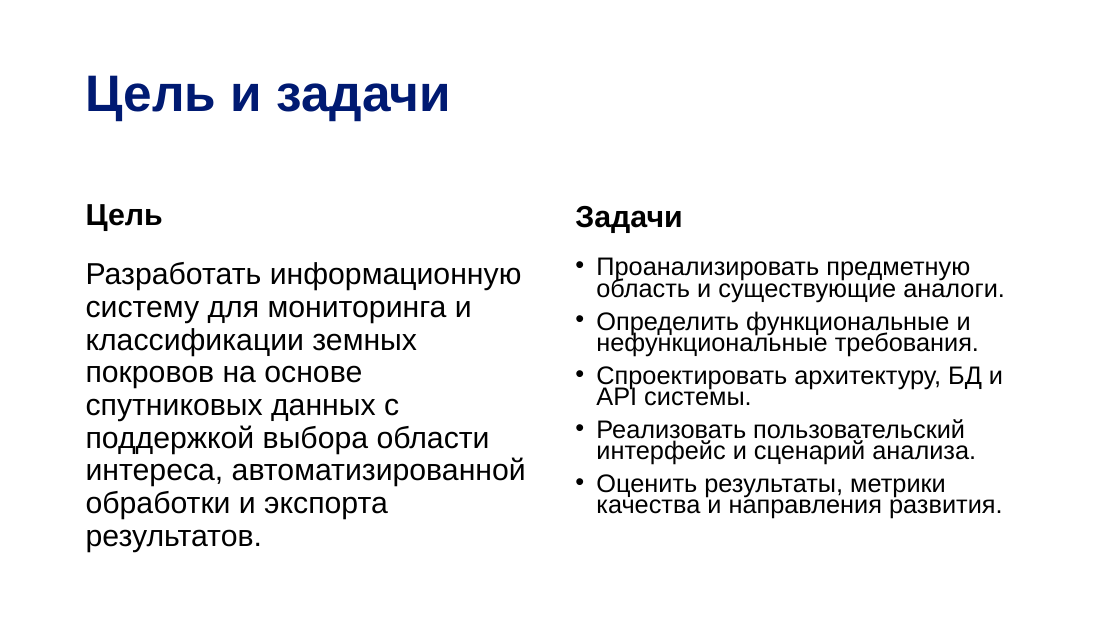
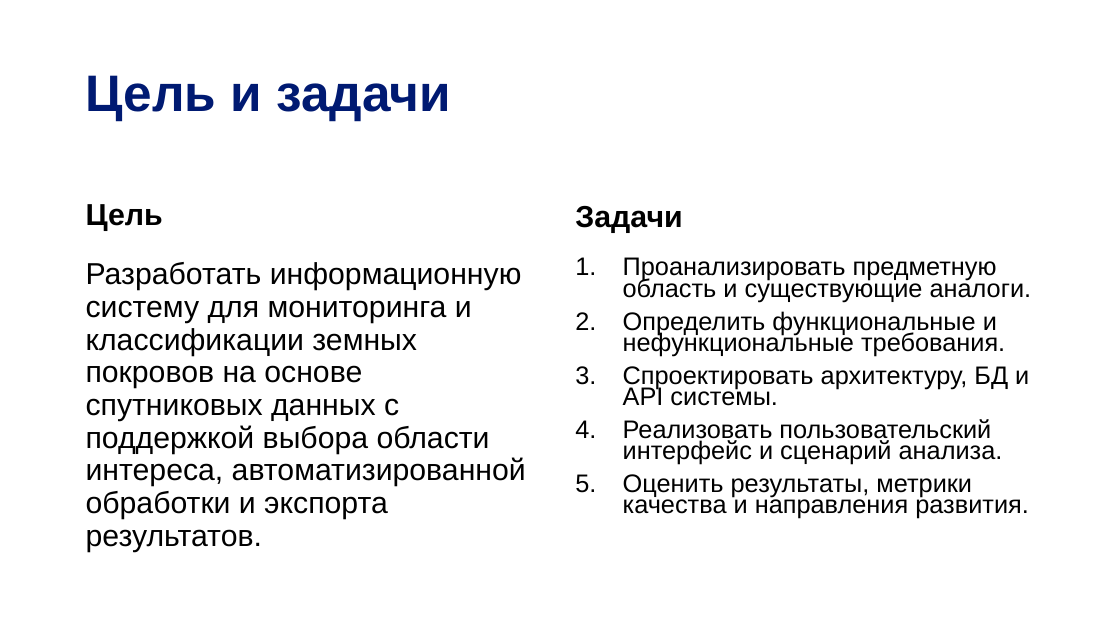
Before and after one commit to DinRazar/ispm, a slide deck: slide 3 of Работа_10_Этоговая преза УПИС.pptx. Drawn at 1120x630 pixels with LibreOffice and Linux fonts; fonts in the diff are those of the drawing; background and template pictures are left out. Boxes give left, top, right and bottom in pixels: in the first picture for what was removed or moved away, otherwise in the second. Text is boxed around its words. In the diff, an @@ line names an element or a change of style, - is before the commit and + after.

```diff
--- a/Работа_10_Этоговая преза УПИС.pptx
+++ b/Работа_10_Этоговая преза УПИС.pptx
@@ text "Проанализировать предметную область и существующие ..." at (623, 257, 1032, 519): bullet • to 1. @@
```
Also in this commit, not shown: 7 other slides changed, 2 slides added.
